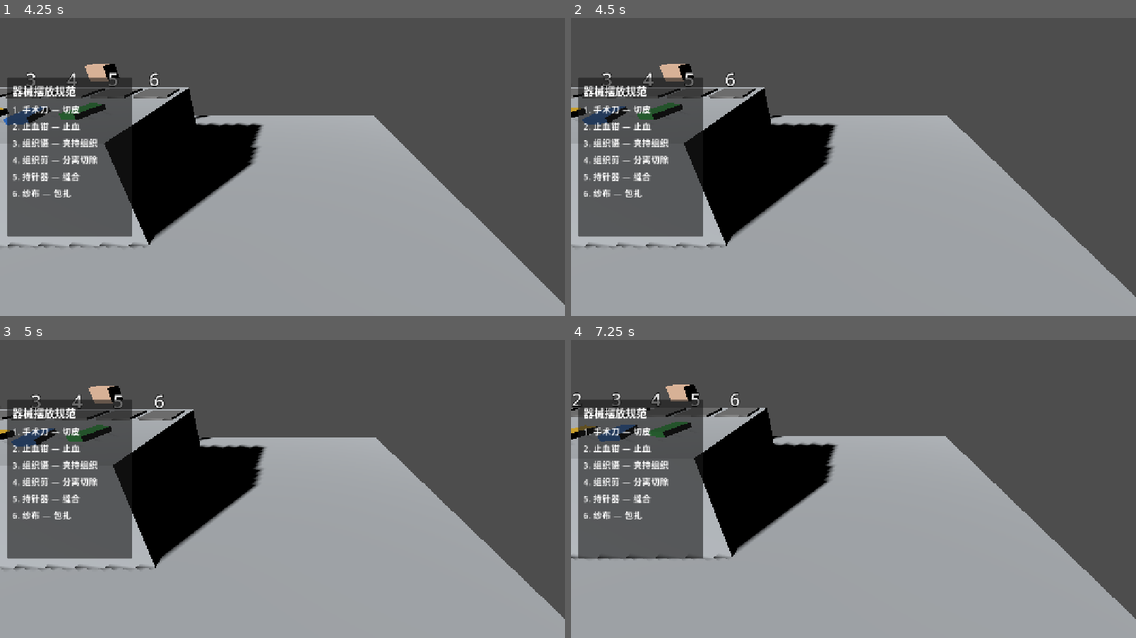
Above: before the commit, frames 1-4 (two rows, left to right).
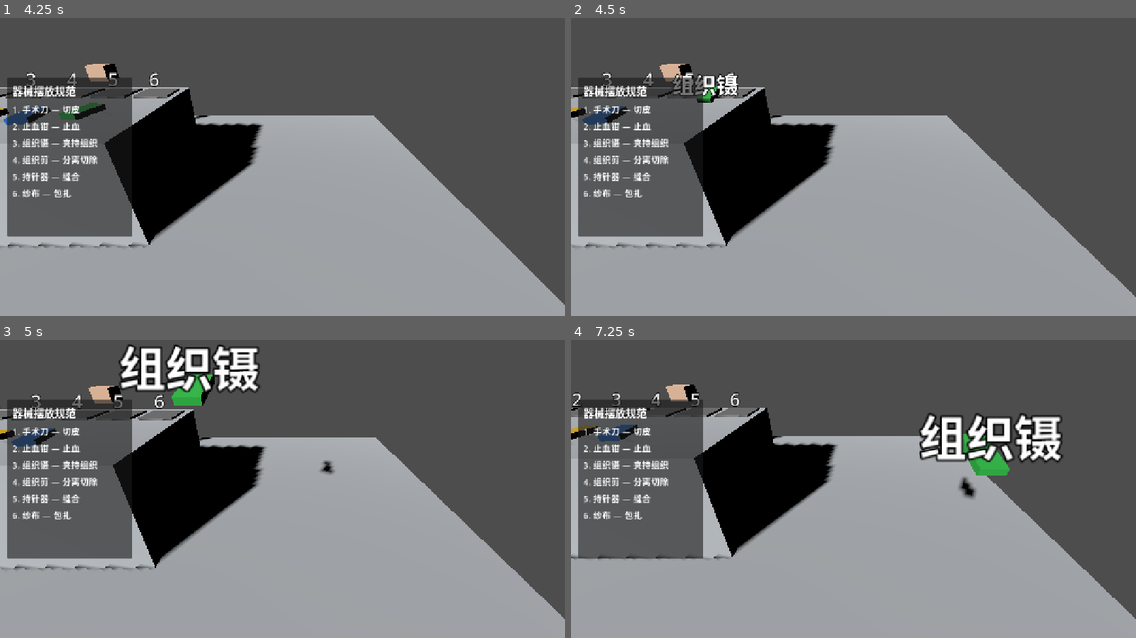
Above: after the commit, the same moments.

Repository: orangegaoyang/scrub-nurse
Game: Godot game, scene res://scenes/main.tscn
The game is run twice, just before and just after one commit, with the same random seed, the same clock (stepped at 60 frames per second) and the same inputs.
Inputs (mouse positions are in pixels of both pictures, inside the frame that each line leads up to):
- Up to frame 1 (4.25 s): tap Enter at 0.5, 3.5 s; move the mouse to (406, 140) at 0.52 s; press the mouse at (406, 140) at 0.53 s; hold D (move_right) 0.53-1.25 s; release the mouse at (406, 140) at 1.25 s; drag from (169, 172) to (254, 220) at 1.27 s; tap Space at 2 s; move the mouse to (339, 86) at 2.02 s; press the mouse at (339, 86) at 2.03 s; hold D (move_right) 2.03-2.75 s; release the mouse at (339, 86) at 2.75 s; drag from (254, 220) to (113, 110) at 2.77 s; move the mouse to (452, 205) at 3.52 s; press the mouse at (452, 205) at 3.53 s; hold A (move_left) from 3.53 s (still down)
- Up to frame 2 (4.5 s): release A (move_left) at 4.25 s; release the mouse at (1023, 205) at 4.25 s; drag from (684, 110) to (768, 77) at 4.27 s
- Up to frame 3 (5 s): no input
- Up to frame 4 (7.25 s): tap Space at 5 s; move the mouse to (881, 480) at 5.02 s; press the mouse at (881, 480) at 5.03 s; hold S (move_back) 5.03-5.75 s; release the mouse at (881, 480) at 5.75 s; drag from (768, 399) to (740, 494) at 5.77 s; tap Enter at 6.5 s; move the mouse to (977, 462) at 6.52 s; press the mouse at (977, 462) at 6.53 s; hold W (move_forward) from 6.53 s (still down)

Frame 1 is identical in both runs. In frame 2, 1.0% of the frame differs, in the area x 11-30%, y 18-35%; in frame 3, 3.7%; in frame 4, 3.9%, in the area x 13-87%, y 24-54%.

Commit message:
Fix: UI controls were blocking all mouse clicks on the 3D scene
- Set mouse_filter=IGNORE on full-screen display controls (countdown/hud/result/prepcard panels) so clicks reach the game
- Enlarged instrument click hitbox (collision shape bigger than mesh)

Diff:
--- a/scenes/instrument.tscn
+++ b/scenes/instrument.tscn
@@ -3,7 +3,7 @@
 [ext_resource type="Script" path="res://scripts/instrument.gd" id="1_inst"]
 
 [sub_resource type="BoxShape3D" id="BoxShape3D_body"]
-size = Vector3(0.12, 0.04, 0.25)
+size = Vector3(0.2, 0.12, 0.35)
 
 [sub_resource type="BoxMesh" id="BoxMesh_body"]
 size = Vector3(0.12, 0.04, 0.25)
--- a/scenes/ui/countdown.tscn
+++ b/scenes/ui/countdown.tscn
@@ -6,6 +6,7 @@
 anchors_preset = 15
 anchor_right = 1.0
 anchor_bottom = 1.0
+mouse_filter = 2
 script = ExtResource("1_cd")
 
 [node name="Label" type="Label" parent="."]
--- a/scenes/ui/hud.tscn
+++ b/scenes/ui/hud.tscn
@@ -6,6 +6,7 @@
 anchors_preset = 15
 anchor_right = 1.0
 anchor_bottom = 1.0
+mouse_filter = 2
 script = ExtResource("1_hud")
 
 [node name="Panel" type="Panel" parent="."]
@@ -16,6 +17,7 @@
 offset_top = 16.0
 offset_right = 200.0
 offset_bottom = 110.0
+mouse_filter = 2
 
 [node name="DemandLabel" type="Label" parent="Panel"]
 anchors_preset = 5
--- a/scenes/ui/prep_card.tscn
+++ b/scenes/ui/prep_card.tscn
@@ -12,6 +12,7 @@
 offset_top = -180.0
 offset_right = 300.0
 offset_bottom = 180.0
+mouse_filter = 2
 script = ExtResource("1_card")
 
 [node name="Panel" type="Panel" parent="."]
@@ -22,6 +23,7 @@
 offset_top = 0.0
 offset_right = 0.0
 offset_bottom = 0.0
+mouse_filter = 2
 
 [node name="VBoxContainer" type="VBoxContainer" parent="Panel"]
 anchors_preset = 15
--- a/scenes/ui/result.tscn
+++ b/scenes/ui/result.tscn
@@ -6,6 +6,7 @@
 anchors_preset = 15
 anchor_right = 1.0
 anchor_bottom = 1.0
+mouse_filter = 2
 script = ExtResource("1_res")
 
 [node name="Panel" type="Panel" parent="."]
@@ -18,6 +19,7 @@
 offset_top = -180.0
 offset_right = 220.0
 offset_bottom = 180.0
+mouse_filter = 2
 
 [node name="StarsLabel" type="Label" parent="Panel"]
 anchors_preset = 5
